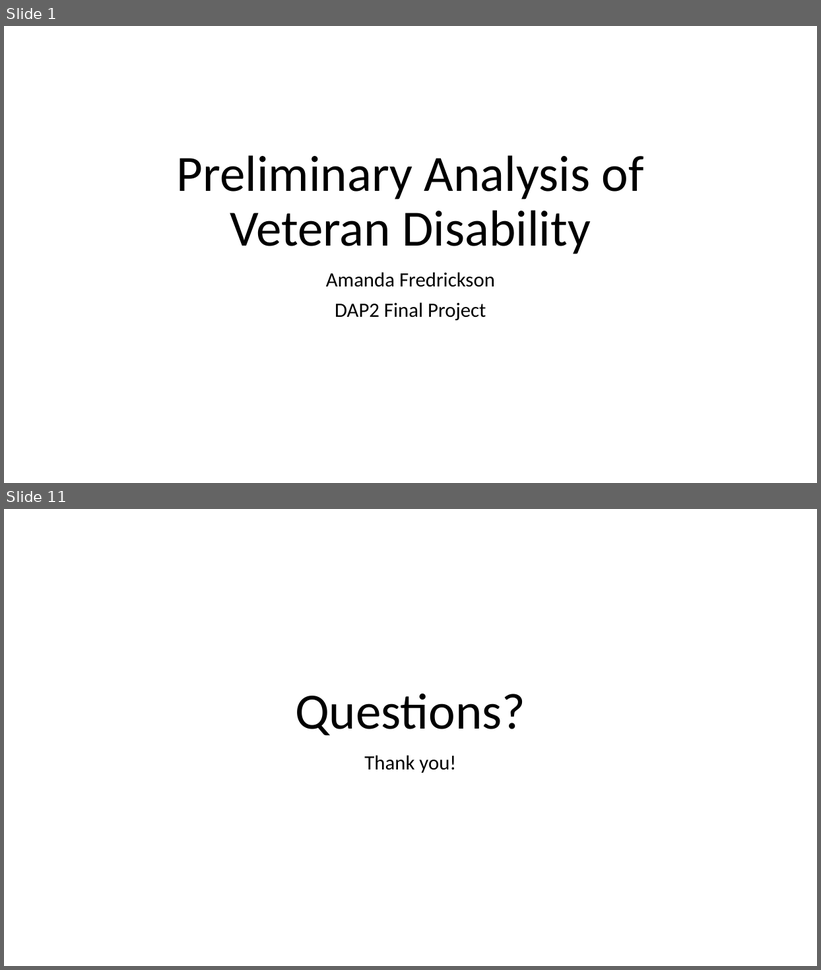
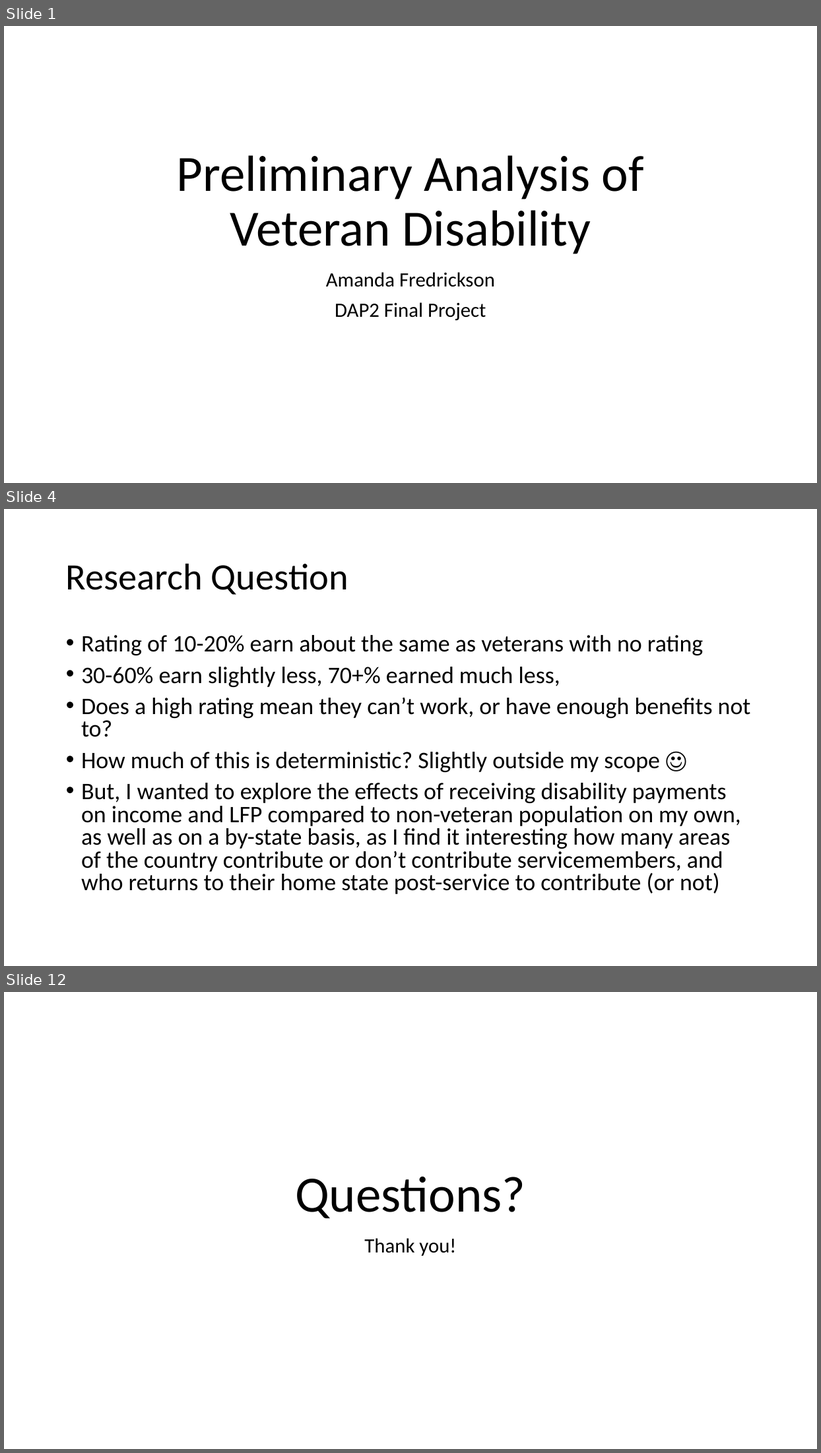
Before and after one commit to mandyfreddy/final-project-fredrickson, a slide deck: Final Project Presentation.pptx. Shown one above the other, each under a label of ours: slides 1 and 11 before the commit, slides 1, 4 and 12 after it; the slides between them are not shown. The pictures are 821x970 and 821x1453 pixels, drawn with LibreOffice and Linux fonts; fonts in the diff are those of the drawing. Boxes give left, top, right and bottom in pixels: in the first picture for what was removed or moved away, otherwise in the second. Text is boxed around its words. In the diff, an @@ line names an element or a change of style, - is before the commit and + after.

```diff
--- a/Final Project Presentation.pptx
+++ b/Final Project Presentation.pptx
@@ slide 4 added at [4, 509, 817, 966], background #FFFFFF @@
@@ title added at [66, 563, 349, 595], 44 pt, text #000000 @@
+Research Question
@@ text added at [81, 635, 751, 894], 28 pt, text #000000 @@
+• Rating of 10-20% earn about the same as veterans with no rating
+• 30-60% earn slightly less, 70+% earned much less,
+• Does a high rating mean they can’t work, or have enough benefits not to?
+• How much of this is deterministic? Slightly outside my scope ☺
+• But, I wanted to explore the effects of receiving disability payments on income and LFP compared to non-veteran population on my own, as well as on a by-state basis, as I find it interesting how many areas of the country contribute or don’t contribute servicemembers, and who returns to their home state post-service to contribute (or not)
@@ what was slide 11 is now slide 12 @@
```
Also in this commit, not shown: 4 slides changed, 5 other slides added, 5 slides removed, 5 other files.
